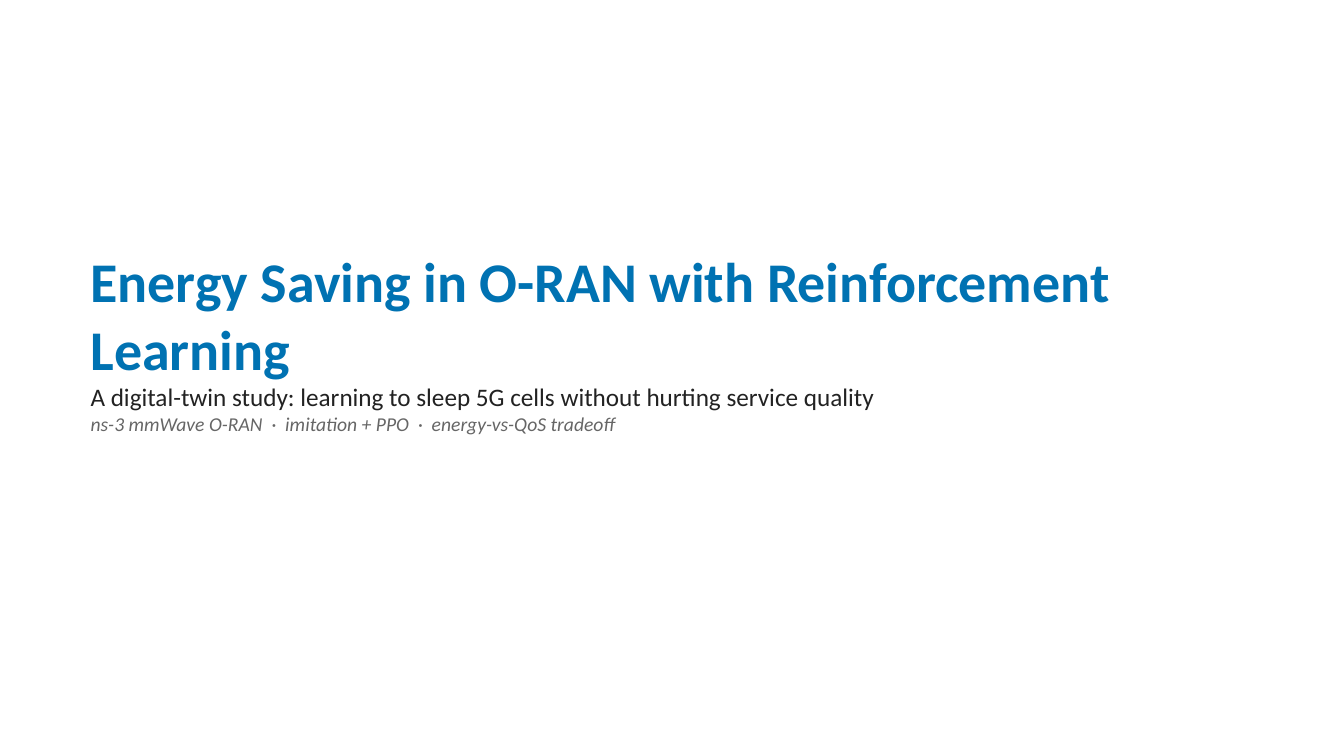
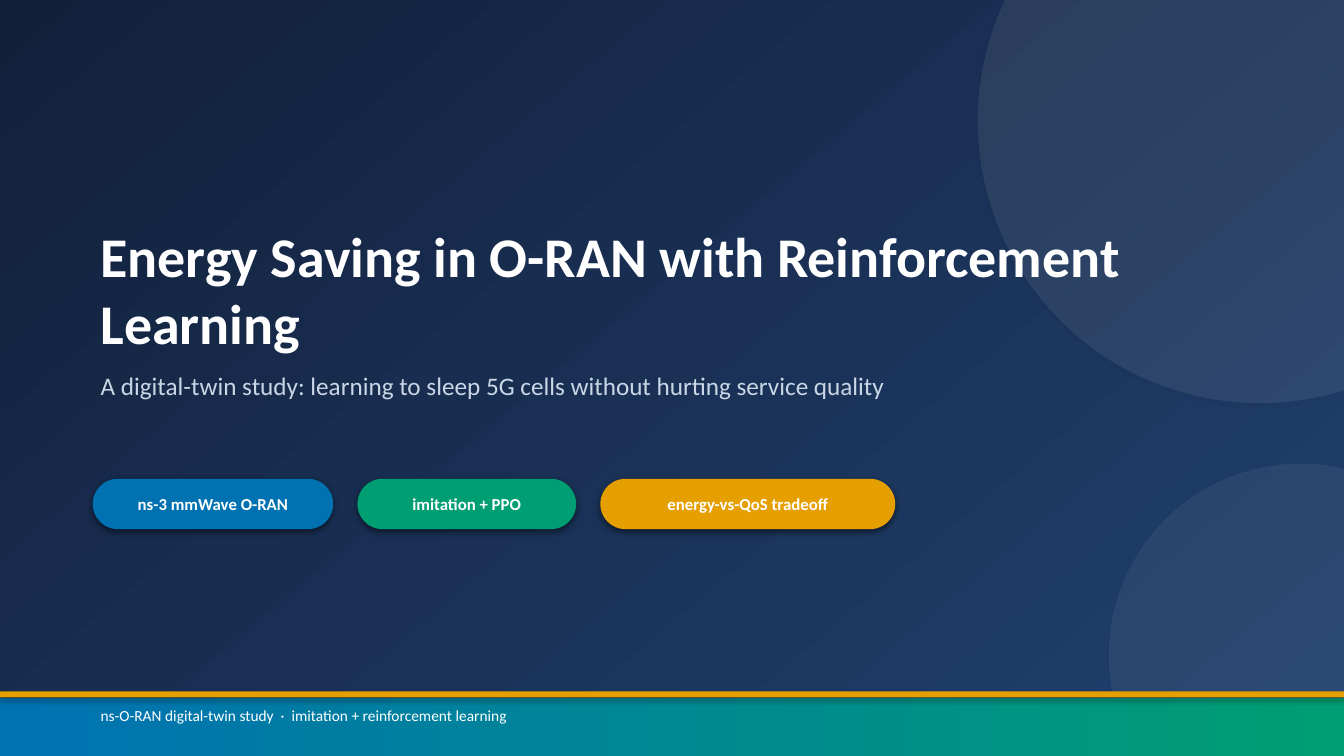
Before and after one commit to SergeantCooper/ns-o-ran-gym, a slide deck: slide 1 of energy_saving_RL_project.pptx. Drawn at 1344x756 pixels with LibreOffice and Linux fonts; fonts in the diff are those of the drawing. Boxes give left, top, right and bottom in pixels: in the first picture for what was removed or moved away, otherwise in the second. Text is boxed around its words. In the diff, an @@ line names an element or a change of style, - is before the commit and + after.

Commit message:
deck: redesign build_ppt.py with a cohesive visual theme
Adds a design system to the presentation (content/numbers unchanged):
- navy gradient title with capability pills + accent band
- per-slide section kickers, gradient underline, left accent strip, footer + page numbers
- content on soft-shadowed panels; colour-coded bullet markers
- figures mounted on shadowed cards, box-fit to the slide (fixes overflow)

```diff
--- a/energy_saving_RL_project.pptx
+++ b/energy_saving_RL_project.pptx
@@ rectangle added at <box>0,0,1344,756</box>, fill gradient #12203A to #214170 @@
@@ ellipse added at <box>978,0,1344,403</box>, fill #FFFFFF at 8% opacity @@
@@ text "Energy Saving in O-RAN with ...": place and size @@
-text "Energy Saving in O-RAN with ..." at <box>91,262,1109,435</box>
+text "Energy Saving in O-RAN with ..." at <box>101,237,1119,400</box>
@@ text "Energy Saving in O-RAN with ..." at <box>101,237,1119,400</box>: text colour #0072B2 to #FFFFFF in "Energy Saving in O-RAN with Reinforcement Learning"; text colour #222222 to #C9D6E5 in "A digital-twin study: learning to sleep 5G ..."; more space between paragraphs @@
@@ text at <box>91,417,615,435</box>: paragraph removed @@
-ns-3 mmWave O-RAN · imitation + PPO · energy-vs-QoS tradeoff
@@ rounded rectangle added at <box>93,479,334,529</box>, fill #0072B2, 12 pt, text #FFFFFF, bold @@
+ns-3 mmWave O-RAN
@@ rounded rectangle added at <box>358,479,577,529</box>, fill #009E73, 12 pt, text #FFFFFF, bold @@
+imitation + PPO
@@ rounded rectangle added at <box>601,479,896,529</box>, fill #E69F00, 12 pt, text #FFFFFF, bold @@
+energy-vs-QoS tradeoff
@@ ellipse added at <box>1109,464,1344,756</box>, fill #FFFFFF at 6% opacity @@
@@ rectangle added at <box>0,698,1344,756</box>, fill gradient #0072B2 to #009E73 @@
@@ rectangle added at <box>0,692,1344,698</box>, fill #E69F00 @@
@@ text added at <box>101,710,507,724</box>, 11 pt, text #FFFFFF @@
+ns-O-RAN digital-twin study · imitation + reinforcement learning
```
Also in this commit, not shown: 12 other slides changed, 1 other file.
